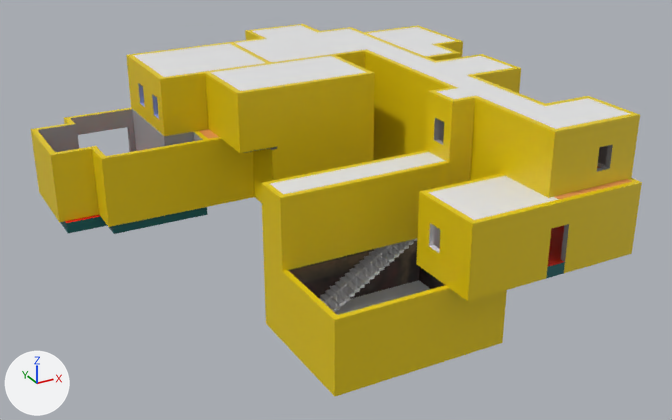
One commit to the Blender file Lights Between/Assets/Models/House/MorrowHouse2.blend: the scene before it, then after it.
One viewpoint serves both versions: a 50 mm lens placed at (-37.4, -73.0, 31.2), pointed at (0.8, -3.7, -3.5). Lighting does not change. The marker at lower left points along +X, +Y and +Z. The older version comes first.

Objects in the first picture: 'BasementFloor', 'BasementStairs', 'BasementWalls', 'Bedroom2Ceiling', 'BedroomCeiling', 'Cube.011', 'FloorCeiling Hall', 'GarageFloor', 'GroundWalls', 'StairsCeiling', 'UpperFloorWalls', 'UpstairHallCeiling', 'UpstairsFoyerCeiling' and 3 more.
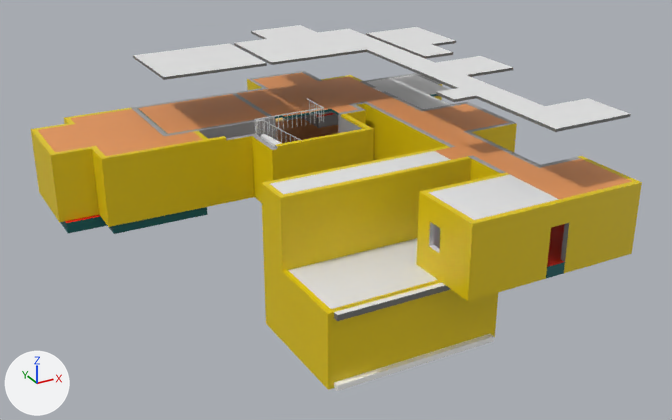
Boxes (x1, y1, x2, y2) around the edits, measured in the pictures (672 x 420 px; the box of a moved part takes in the faces that stretch with it):
'UpperFloorWalls', hidden: before (126, 24, 640, 198)
'BasementWalls', moved, rescaled: before (264, 240, 507, 397); after (264, 255, 498, 390)
'BasementCeiling', shown: after (288, 238, 451, 321)
'Cube.002', shown: after (38, 109, 203, 156)
'StairsCeiling', hidden: before (211, 56, 366, 91)
'Cube.011', hidden (mostly hidden): before (199, 129, 274, 153)
part 1 of me_scene_455, moved or reshaped: before (283, 266, 507, 397); after (283, 270, 498, 390)
'UpperFloor', unchanged, uncovered by the edit: after (237, 72, 390, 119)
'Cube.010', unchanged, uncovered by the edit: after (138, 94, 267, 134)
'BasementStairs', unchanged, covered by the edit: before (319, 238, 417, 313)

Diff of the bpy script that builds the scene:
```diff
--- a/Lights Between/Assets/Models/House/MorrowHouse2.blend.py
+++ b/Lights Between/Assets/Models/House/MorrowHouse2.blend.py
@@ me_scene_455 @@
 # used by ob_basementwalls; location = (-2.0, -16.62, -4.83)
-me_scene_455.from_pydata(...)  # 48 vertices, 48 faces; spans x -7.7..7.7, y -6.0..6.0, z -4.2..2.3
+me_scene_455.from_pydata(...)  # 48 vertices, 48 faces; spans x -7.7..7.7, y -5.0..6.0, z -4.2..2.3
+# me_scene_455 part 1: the whole mesh is scaled about its middle by (1, 0.913, 1), then moved by (0.0, 0.5, 0.0)
 me_scene_455.materials.append(mat_basementwalls)
@@ ob_upperfloorwalls @@
 ob_upperfloorwalls.location = (6.74, -0.67, 6.22)
+ob_upperfloorwalls.hide_set(True)
@@ ob_basementceiling @@
 ob_basementceiling.location = (-1.75, -17.88, -2.75)
-ob_basementceiling.hide_set(True)
@@ ob_cube_011 @@
 ob_cube_011.location = (-4.36, 0.63, 3.62)
+ob_cube_011.hide_set(True)
@@ ob_stairsceiling @@
 ob_stairsceiling.location = (-1.88, 0.25, 8.88)
+ob_stairsceiling.hide_set(True)
@@ ob_cube_002 @@
 ob_cube_002.location = (-15.84, 6.08, 3.62)
-ob_cube_002.hide_set(True)
```
